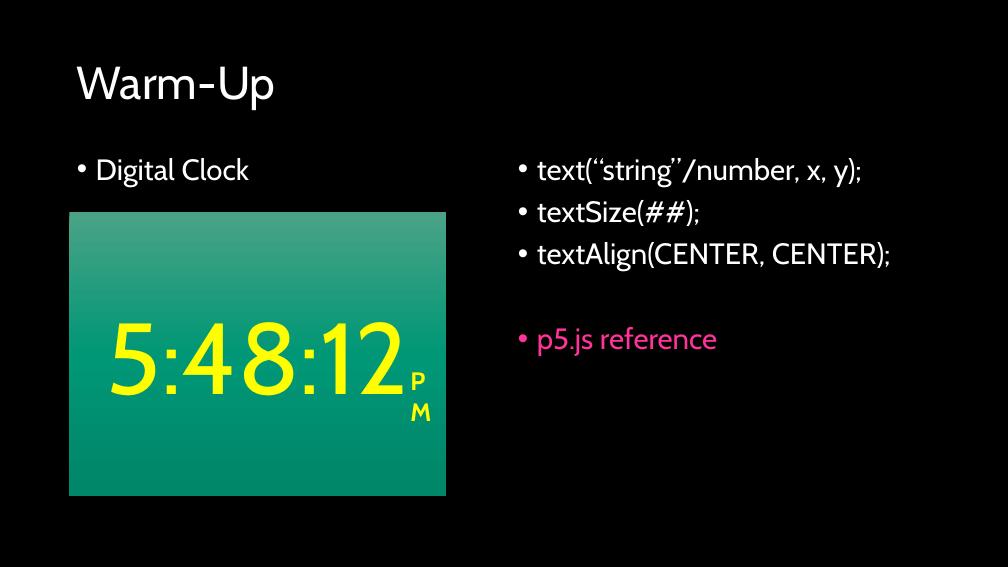
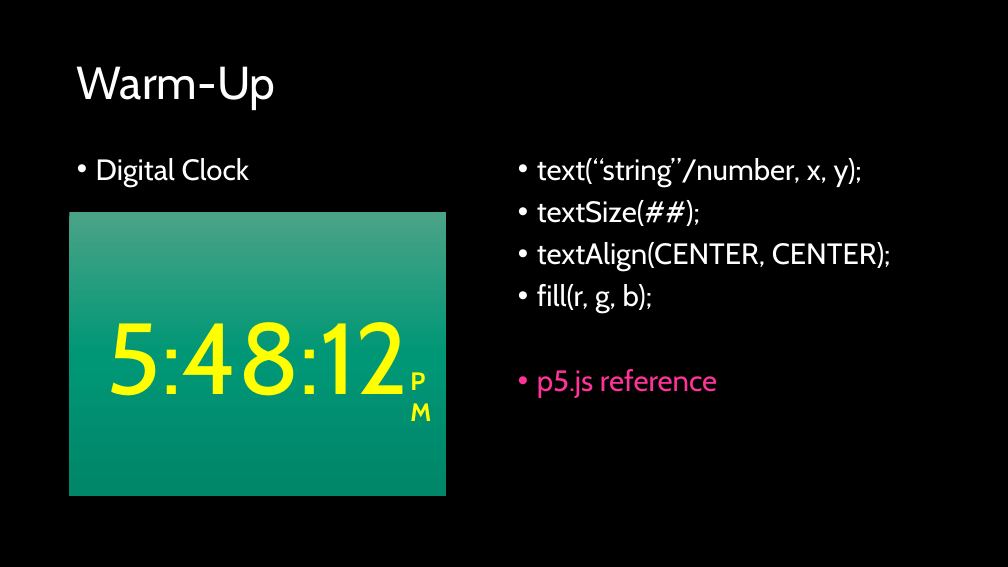
Before and after one commit to crhallberg/IMM120, a slide deck: slide 4 of Presentations/2018-10-01 - Event and Media.pptx. Drawn at 1008x567 pixels with LibreOffice and Linux fonts; fonts in the diff are those of the drawing. Boxes give left, top, right and bottom in pixels: in the first picture for what was removed or moved away, otherwise in the second. Text is boxed around its words. In the diff, an @@ line names an element or a change of style, - is before the commit and + after.

```diff
--- a/Presentations/2018-10-01 - Event and Media.pptx
+++ b/Presentations/2018-10-01 - Event and Media.pptx
@@ text at (537,284,652,314): paragraph added @@
+• fill(r, g, b);
```
Also in this commit, not shown: 1 other slide changed.
